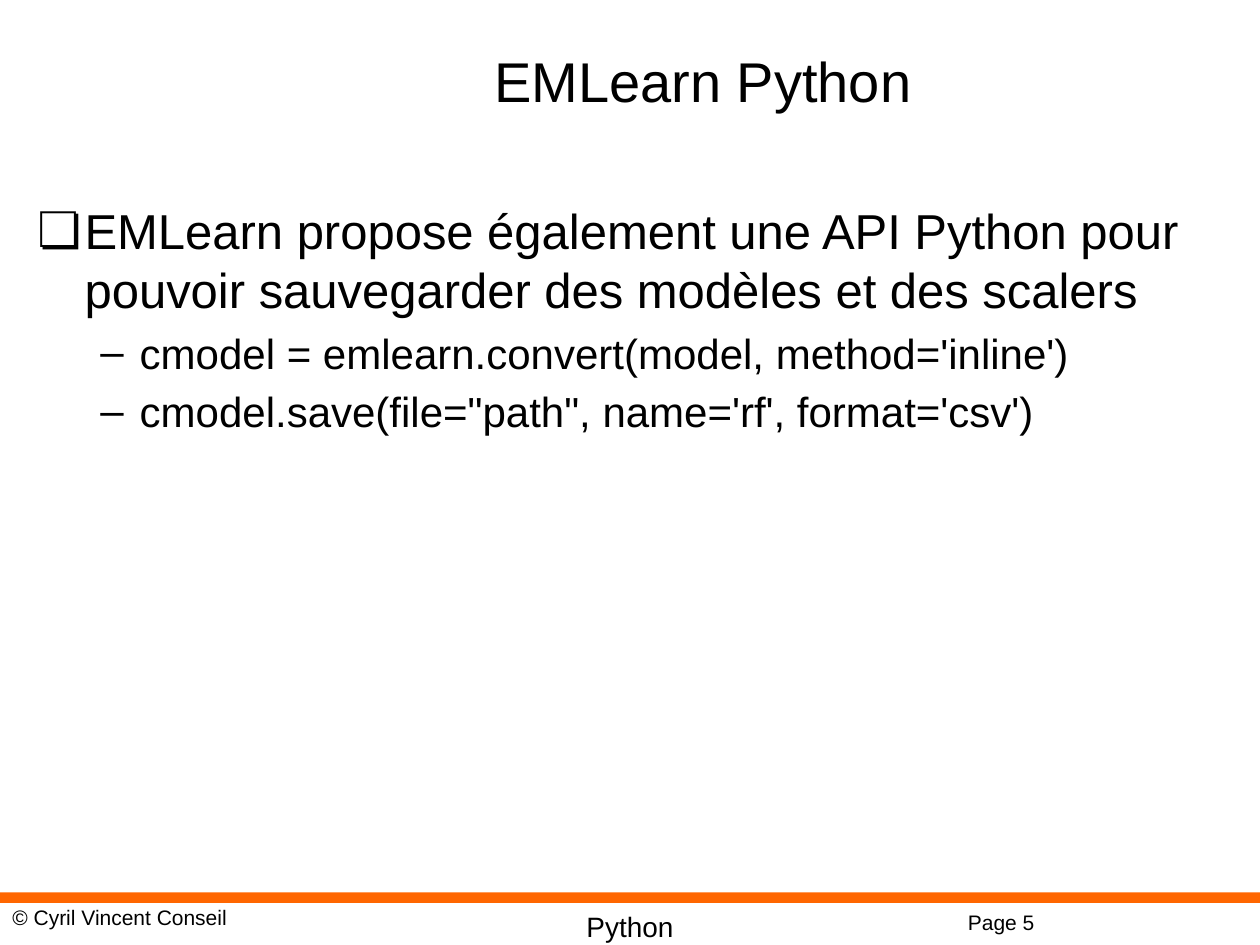
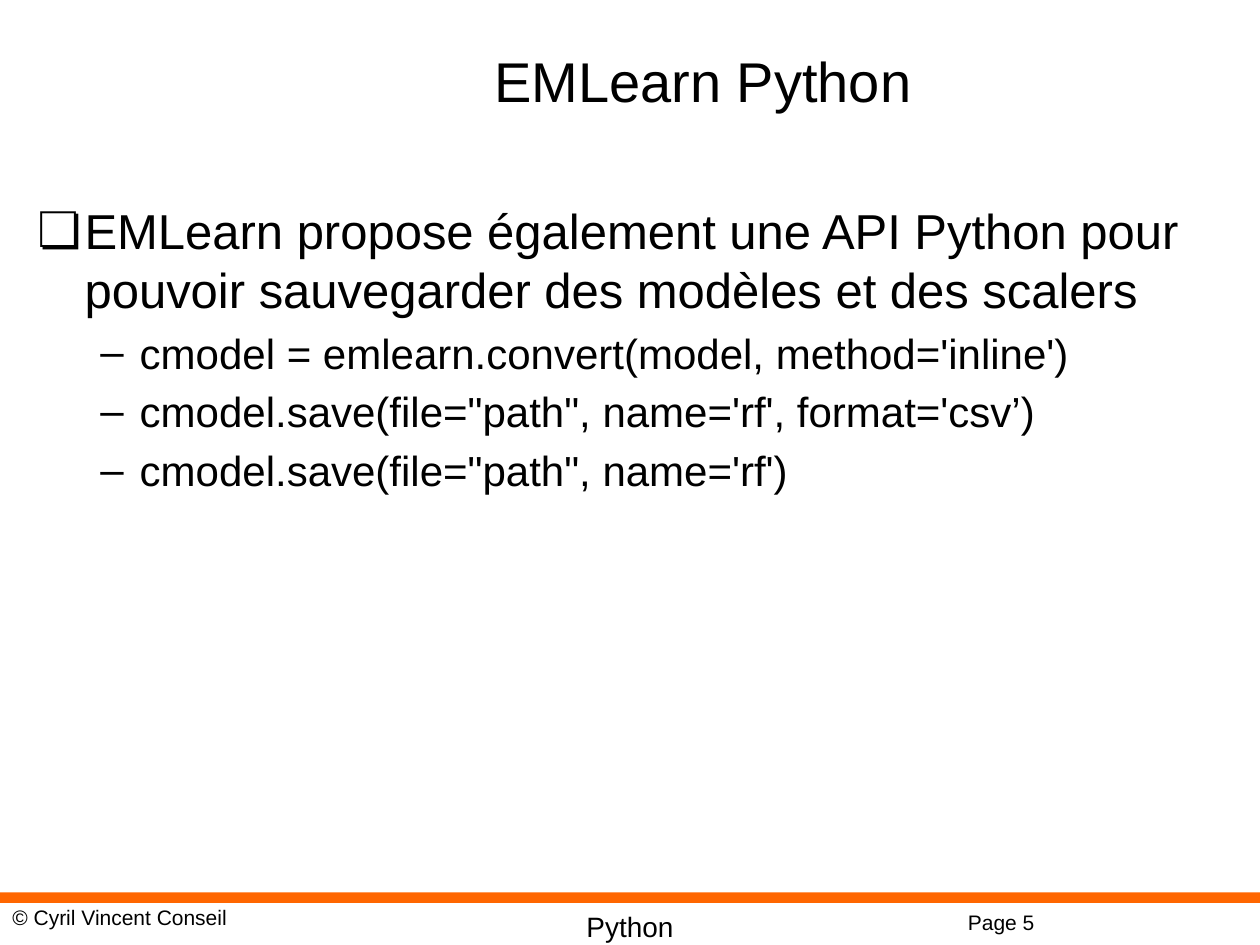
Before and after one commit to cyrilvincent/iot-ai, a slide deck: slide 5 of ppt/IoTAI14-EMLearn.pptx. Drawn at 1260x945 pixels with LibreOffice and Linux fonts; fonts in the diff are those of the drawing; background and template pictures are left out. Boxes give left, top, right and bottom in pixels: in the first picture for what was removed or moved away, otherwise in the second. Text is boxed around its words. In the diff, an @@ line names an element or a change of style, - is before the commit and + after.

```diff
--- a/ppt/IoTAI14-EMLearn.pptx
+++ b/ppt/IoTAI14-EMLearn.pptx
@@ text at box(140, 396, 1035, 495): text changed @@
-  – cmodel.save(file="path", name='rf', format='csv')
+  – cmodel.save(file="path", name='rf', format='csv’)
+  – cmodel.save(file="path", name='rf')
```
Also in this commit, not shown: 2 other slides changed, 1 other file.
